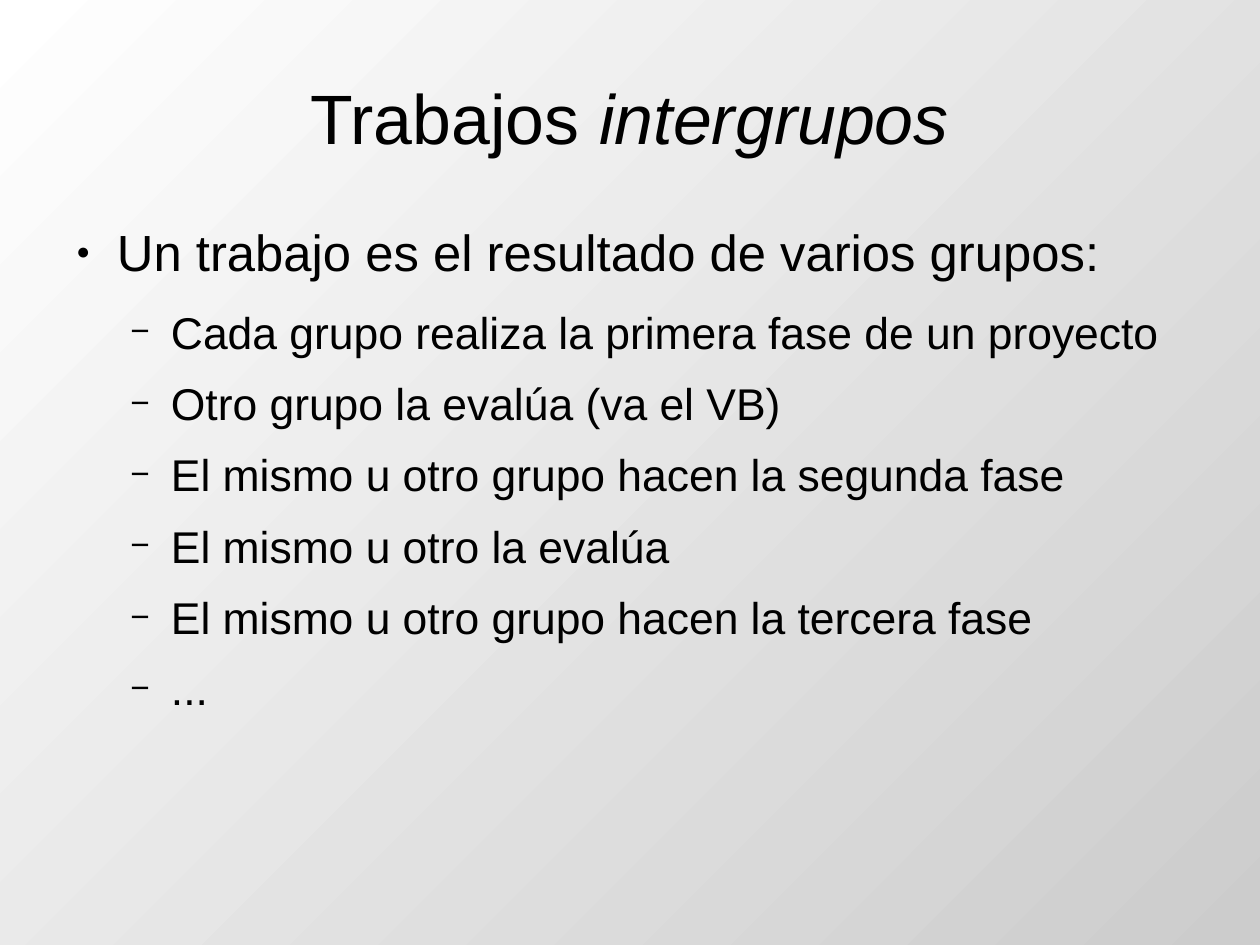
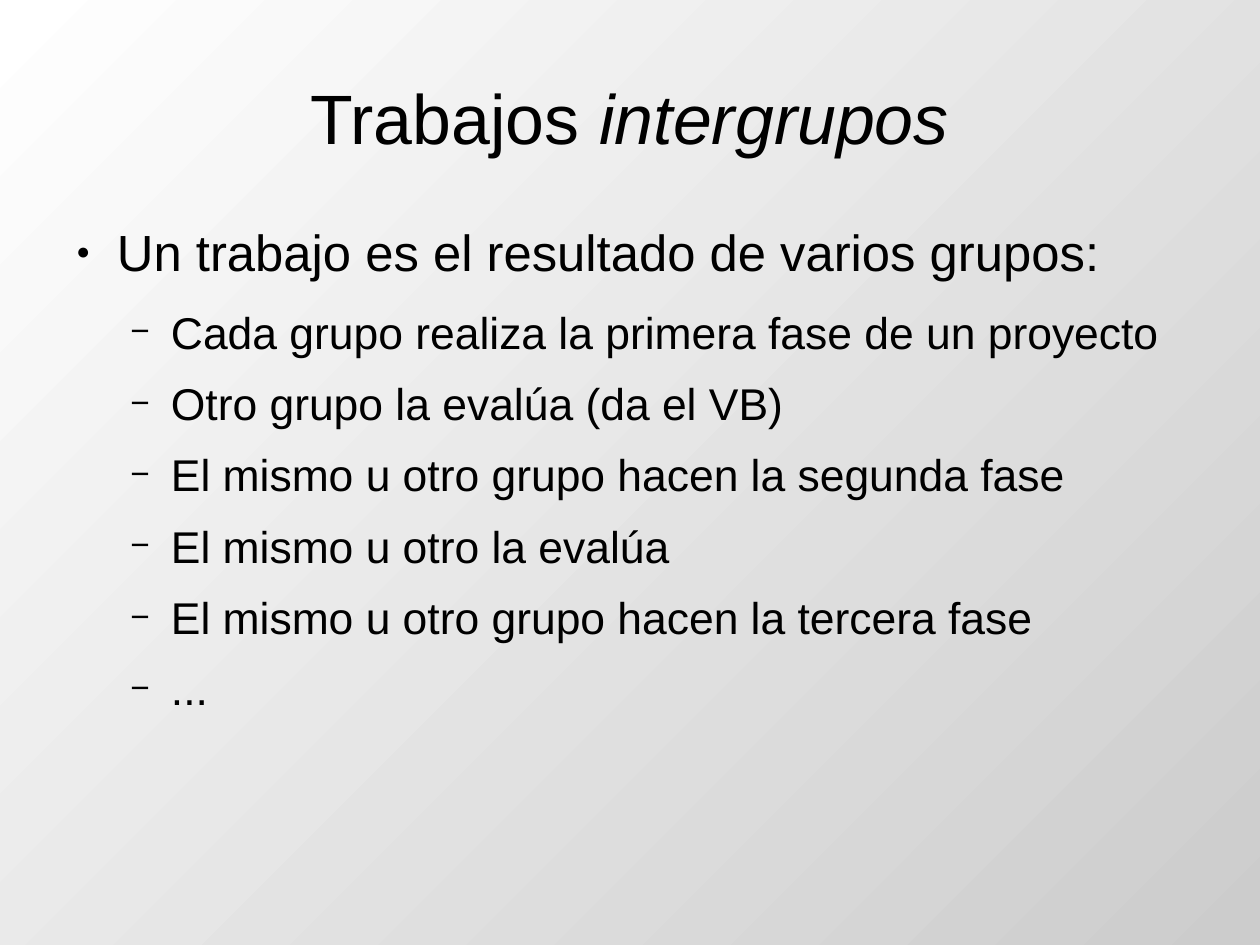
Before and after one commit to DrPantera/wikis4education, a slide deck: slide 10 of uca-2013_07/tema-2-WikisEnEducacion.odp. Drawn at 1260x945 pixels with LibreOffice and Linux fonts; fonts in the diff are those of the drawing. Boxes give left, top, right and bottom in pixels: in the first picture for what was removed or moved away, otherwise in the second. Text is boxed around its words. In the diff, an @@ line names an element or a change of style, - is before the commit and + after.

```diff
--- a/uca-2013_07/tema-2-WikisEnEducacion.odp
+++ b/uca-2013_07/tema-2-WikisEnEducacion.odp
@@ text at (171, 387, 783, 429): text changed @@
-  − Otro grupo la evalúa (va el VB)
+  − Otro grupo la evalúa (da el VB)
```
Also in this commit, not shown: 2 other files.
